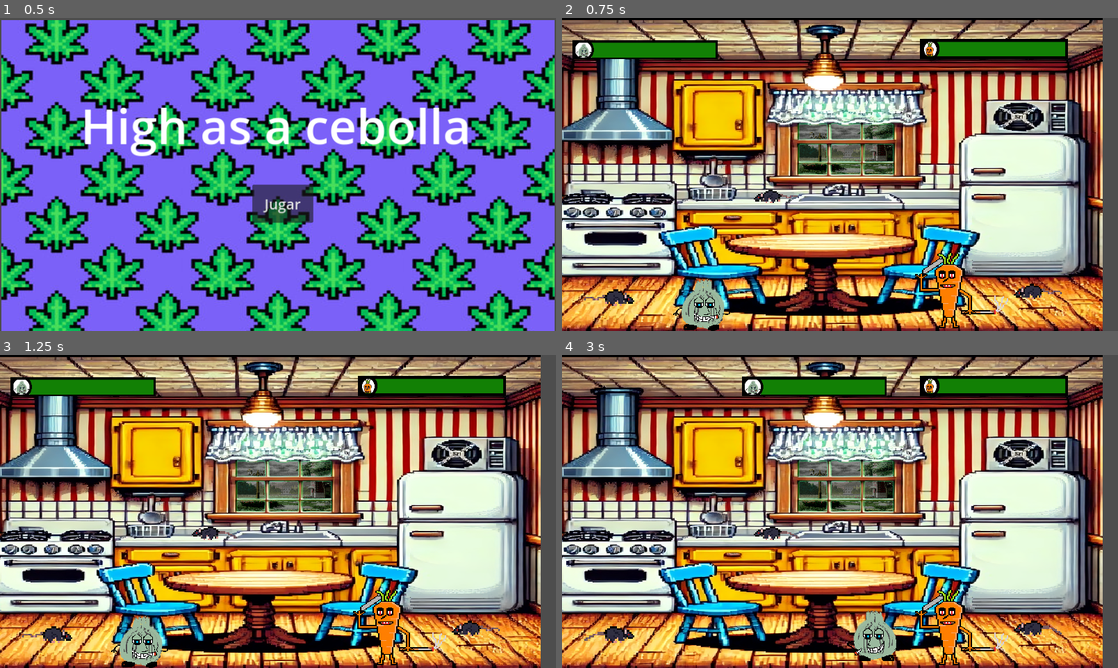
Above: before the commit, frames 1-4 (two rows, left to right).
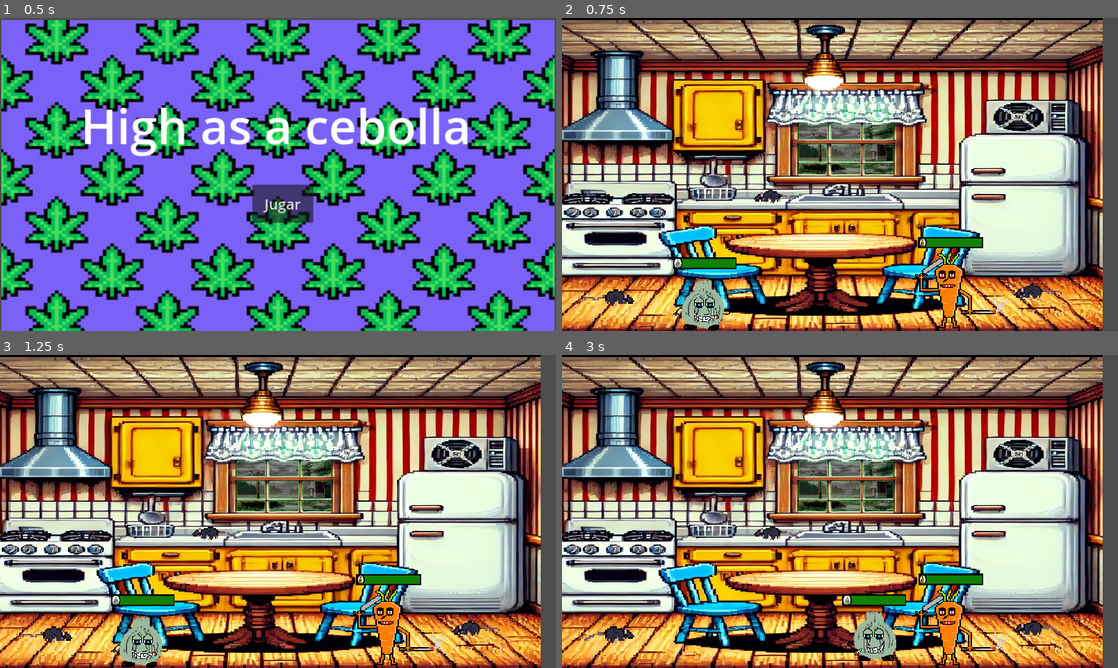
Above: after the commit, the same moments.

Repository: JhonOlivares26/Drugonion
Game: Godot game, scene res://mainMenu.tscn
Same seed, same stepped clock (60 frames per second), same inputs: the game is played once before the commit and once after it.
Inputs:
- Up to frame 1 (0.5 s): no input
- Up to frame 2 (0.75 s): click "Jugar" at 0.5 s
- Up to frame 3 (1.25 s): no input
- Up to frame 4 (3 s): hold D (move_right_player1) 1.28-2.78 s; tap V (hard_attack_player1) at 1.35 s; tap W (jump_player1) at 1.52, 2.27 s; tap K (hard_attack_player2) at 2.1 s; hold A (move_left_player1) from 2.78 s (still down); tap C (light_attack_player1) at 2.85 s

Frame 1 is identical in both runs. In frame 2, 4.1% of the frame differs, in the area x 1-91%, y 6-81%; in frame 3, 4.1%; in frame 4, 4.2%, in the area x 32-91%, y 6-81%.

Commit message:
últimos cambios

Diff:
--- a/Carrotscigar.gd
+++ b/Carrotscigar.gd
@@ -17,6 +17,8 @@
 @onready var hitbox_shape = $Area2D/HitboxHardAttack
 
 func _ready():
+	print("Referencia a hitbox:", hitbox)
+	print("Referencia a hitbox_shape:", hitbox_shape)
 	add_to_group("fighters")
 	current_health = max_health
 	health_bar.value = current_health
@@ -25,6 +27,7 @@
 	hitbox.monitorable = true
 
 func _physics_process(delta):
+	print("Hitbox:", hitbox.monitoring, "| Shape:", hitbox_shape.disabled)
 	if not is_on_floor():
 		velocity.y += gravity * delta
 
--- a/Escena_de_muerte.tscn
+++ b/Escena_de_muerte.tscn
@@ -11,6 +11,7 @@
 grow_vertical = 2
 
 [node name="TextureRect" type="TextureRect" parent="."]
+layout_mode = 0
 offset_left = 74.0
 offset_top = 18.0
 offset_right = 1220.0
--- a/area_2d.tscn
+++ b/area_2d.tscn
@@ -155,7 +155,7 @@
 radius = 23.0217
 
 [sub_resource type="CircleShape2D" id="CircleShape2D_065el"]
-radius = 26.0768
+radius = 28.32
 
 [sub_resource type="SpriteFrames" id="SpriteFrames_ndyul"]
 animations = [{
@@ -211,9 +211,6 @@
 
 [sub_resource type="RectangleShape2D" id="RectangleShape2D_cwimh"]
 size = Vector2(5.48144, 21.7824)
-
-[sub_resource type="RectangleShape2D" id="RectangleShape2D_yqsd2"]
-size = Vector2(9.60175, 26.0342)
 
 [sub_resource type="RectangleShape2D" id="RectangleShape2D_hx5s6"]
 size = Vector2(20, 150.283)
@@ -268,6 +265,7 @@
 script = ExtResource("15_2stgf")
 
 [node name="Piso" type="StaticBody2D" parent="."]
+collision_layer = 3
 
 [node name="CollisionShape2D" type="CollisionShape2D" parent="Piso"]
 position = Vector2(-18, 42)
@@ -276,6 +274,7 @@
 [node name="Mesa" type="StaticBody2D" parent="."]
 position = Vector2(1, -75)
 scale = Vector2(0.240001, 1)
+collision_layer = 3
 
 [node name="CollisionShape2D" type="CollisionShape2D" parent="Mesa"]
 position = Vector2(-18, 32)
@@ -284,6 +283,7 @@
 [node name="Drugonion" type="CharacterBody2D" parent="."]
 position = Vector2(-125, 17)
 scale = Vector2(0.5, 0.5)
+collision_mask = 2
 script = ExtResource("1_cyrre")
 
 [node name="AnimatedSprite2D" type="AnimatedSprite2D" parent="Drugonion"]
@@ -297,10 +297,11 @@
 shape = SubResource("CircleShape2D_er1de")
 
 [node name="HealthBar" type="TextureProgressBar" parent="Drugonion"]
-offset_left = -274.0
-offset_top = -554.0
-offset_right = 26.0
-offset_bottom = -514.0
+offset_left = -66.0
+offset_top = -104.0
+offset_right = 234.0
+offset_bottom = -64.0
+scale = Vector2(0.440002, 0.599999)
 value = 50.0
 nine_patch_stretch = true
 texture_under = ExtResource("13_vioxn")
@@ -308,13 +309,16 @@
 texture_progress = ExtResource("15_h1k4o")
 
 [node name="Area2D" type="Area2D" parent="Drugonion"]
+position = Vector2(18, 2)
 
 [node name="HitboxHardAttack" type="CollisionShape2D" parent="Drugonion/Area2D"]
 position = Vector2(54, -4)
+scale = Vector2(1, -1.0133)
 shape = SubResource("CircleShape2D_065el")
 
 [node name="Carrotcigar" type="CharacterBody2D" parent="."]
 position = Vector2(101, 19)
+collision_layer = 2
 script = ExtResource("6_kuoum")
 
 [node name="AnimatedSprite2D" type="AnimatedSprite2D" parent="Carrotcigar"]
@@ -330,10 +334,11 @@
 shape = SubResource("RectangleShape2D_dd0ap")
 
 [node name="HealthBar" type="TextureProgressBar" parent="Carrotcigar"]
-offset_left = -3.0
-offset_top = -279.0
-offset_right = 150.0
-offset_bottom = -258.0
+offset_left = -5.0
+offset_top = -74.0
+offset_right = 148.0
+offset_bottom = -53.0
+scale = Vector2(0.440002, 0.56)
 localize_numeral_system = false
 value = 50.0
 nine_patch_stretch = true
@@ -349,12 +354,9 @@
 rotation = -2.11185
 shape = SubResource("RectangleShape2D_cwimh")
 
-[node name="CollisionShape2D" type="CollisionShape2D" parent="Carrotcigar/Area2D/HitboxHardAttack"]
-position = Vector2(0.172852, 3.01709)
-shape = SubResource("RectangleShape2D_yqsd2")
-
 [node name="StaticBody2D" type="StaticBody2D" parent="."]
 position = Vector2(-4, 0)
+collision_layer = 3
 
 [node name="CollisionShape2D" type="CollisionShape2D" parent="StaticBody2D"]
 position = Vector2(300, -121.7)
@@ -363,6 +365,7 @@
 
 [node name="StaticBody2D2" type="StaticBody2D" parent="."]
 position = Vector2(-595, 0)
+collision_layer = 3
 
 [node name="CollisionShape2D" type="CollisionShape2D" parent="StaticBody2D2"]
 position = Vector2(300, -121)
@@ -371,12 +374,14 @@
 
 [node name="Techo" type="StaticBody2D" parent="."]
 position = Vector2(0, -316)
+collision_layer = 3
 
 [node name="CollisionShape2D" type="CollisionShape2D" parent="Techo"]
 position = Vector2(-18, 32)
 shape = SubResource("RectangleShape2D_bu01t")
 
 [node name="Refrigerador" type="StaticBody2D" parent="."]
+collision_layer = 3
 
 [node name="CollisionShape2D" type="CollisionShape2D" parent="Refrigerador"]
 position = Vector2(217.5, -155.5)
Not shown: 1 places in area_2d.tscn that only renumber resources
